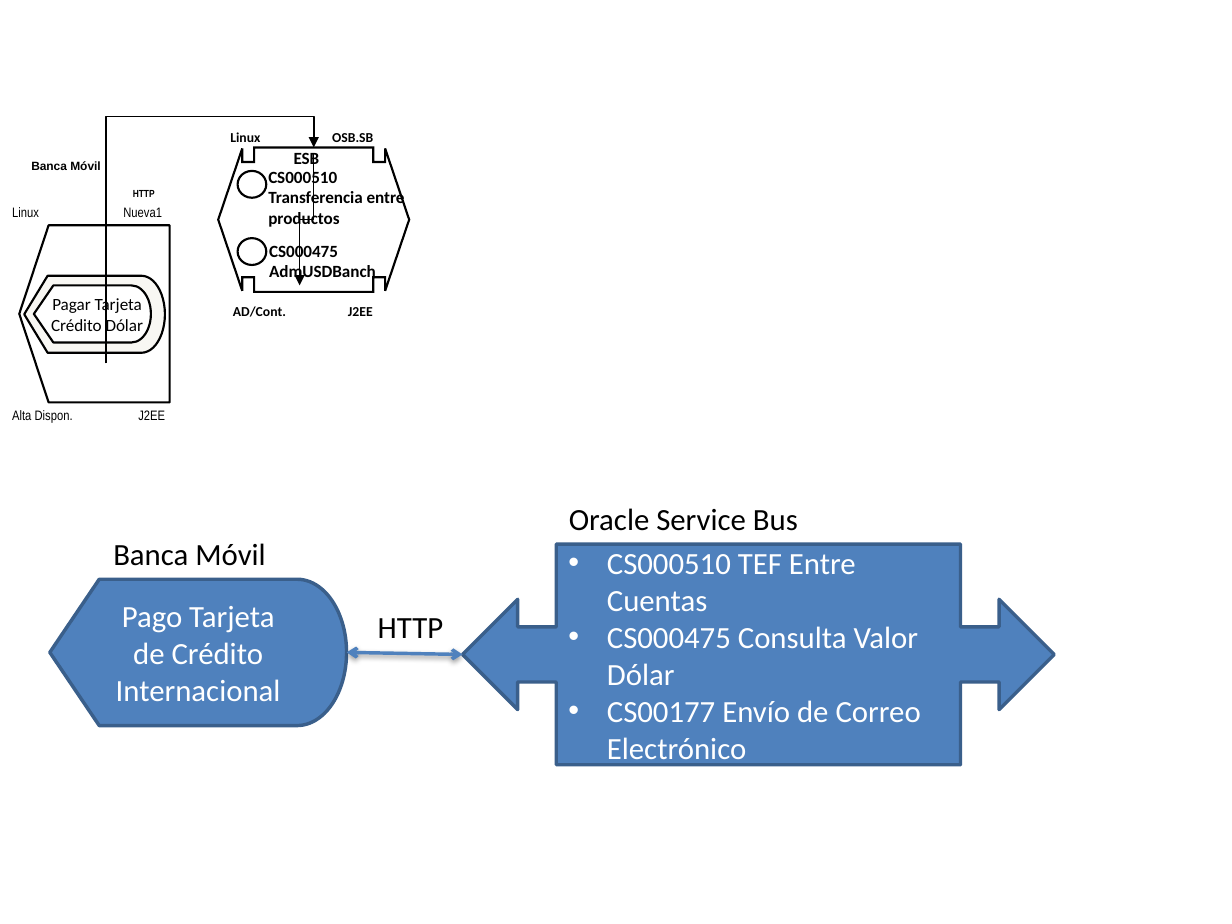
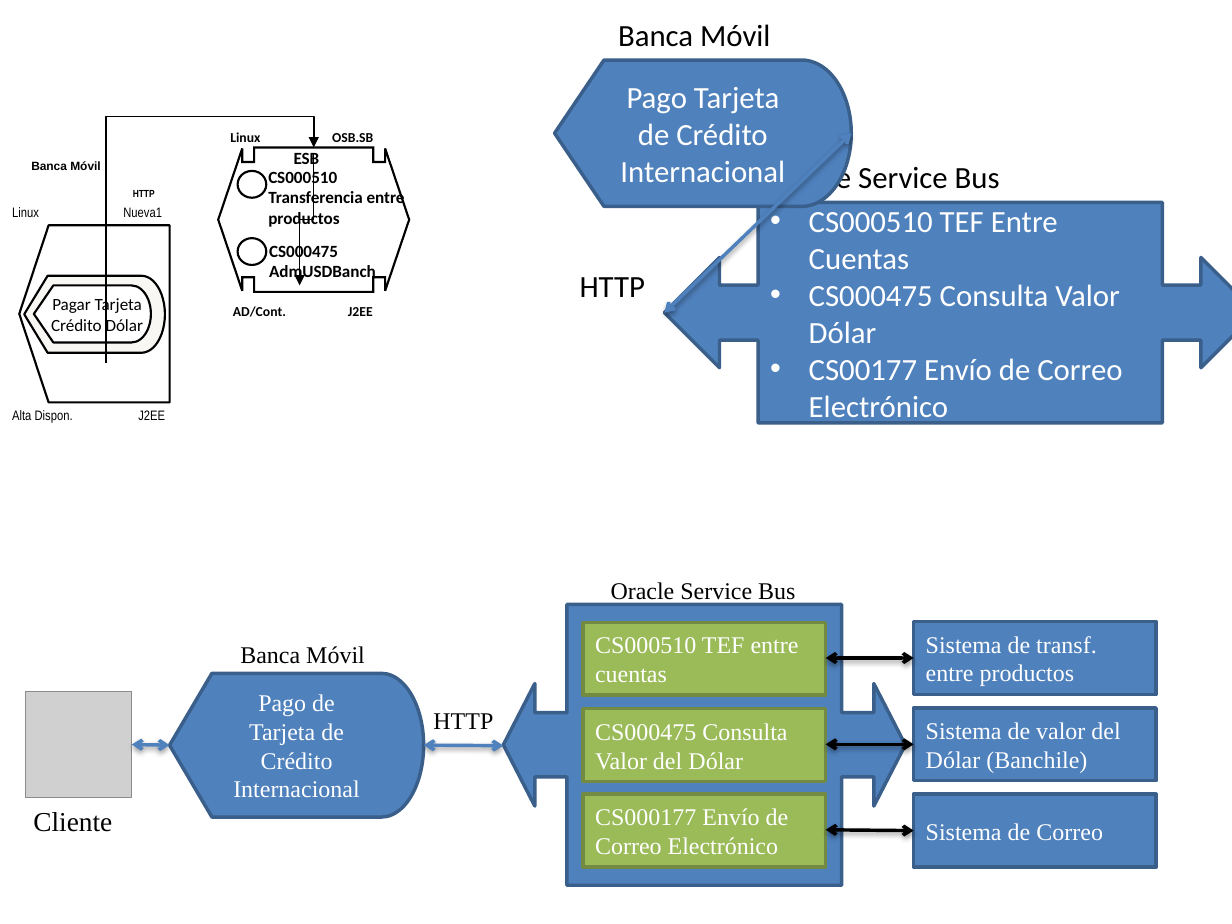
Before and after one commit to SergioCrda/TT2, a slide deck: slide 11 of servicio resumidos.pptx. Drawn at 1232x924 pixels with LibreOffice and Linux fonts; fonts in the diff are those of the drawing; grey boxes stand for pictures. Boxes give left, top, right and bottom in pixels: in the first picture for what was removed or moved away, otherwise in the second. Text is boxed around its words. In the diff, an @@ line names an element or a change of style, - is before the commit and + after.

```diff
--- a/servicio resumidos.pptx
+++ b/servicio resumidos.pptx
@@ text "Banca Móvil": place and size @@
-text "Banca Móvil" at bbox=[113, 543, 265, 566]
+text "Banca Móvil" at bbox=[618, 24, 770, 47]
@@ flow chart display "Pago Tarjeta de Crédito Internacional": place and size @@
-flow chart display "Pago Tarjeta de Crédito Internacional" at bbox=[49, 579, 346, 726]
+flow chart display "Pago Tarjeta de Crédito Internacional" at bbox=[554, 60, 851, 207]
@@ double arrow moved from (346, 653) - (462, 654) to (851, 133) - (664, 313) @@
@@ text "Oracle Service Bus" rewrapped from bbox=[569, 508, 798, 531] to bbox=[771, 162, 1000, 196] @@
@@ left right arrow callout "CS000510 TEF Entre Cuentas": place and size @@
-left right arrow callout "CS000510 TEF Entre Cuentas" at bbox=[462, 545, 1053, 765]
+left right arrow callout "CS000510 TEF Entre Cuentas" at bbox=[664, 202, 1232, 423]
@@ text "HTTP": place and size @@
-text "HTTP" at bbox=[378, 618, 443, 638]
+text "HTTP" at bbox=[580, 277, 645, 297]
@@ text added at bbox=[611, 582, 795, 605], 14 pt, text #000000 @@
+Oracle Service Bus
@@ left right arrow callout added at bbox=[504, 605, 906, 886], fill #4F81BD, outline #3A5F8C 2 pt @@
@@ rectangle added at bbox=[583, 622, 825, 695], fill #9BBB59, outline #738A42 2 pt, 14 pt, text #FFFFFF @@
+CS000510 TEF entre cuentas
@@ rectangle added at bbox=[914, 622, 1157, 695], fill #4F81BD, outline #3A5F8C 2 pt, 14 pt, text #FFFFFF @@
+Sistema de transf. entre productos
@@ text added at bbox=[240, 646, 365, 664], 14 pt, text #000000 @@
+Banca Móvil
@@ double arrow added from (914, 658) to (825, 658), #000000 2 pt @@
@@ flow chart display added at bbox=[170, 673, 424, 817], fill #4F81BD, outline #3A5F8C 2 pt, 14 pt, text #FFFFFF @@
+Pago de Tarjeta de Crédito Internacional
@@ picture added at bbox=[26, 691, 132, 797] @@
@@ text added at bbox=[433, 713, 493, 729], 14 pt, text #000000 @@
+HTTP
@@ rectangle added at bbox=[583, 708, 825, 781], fill #9BBB59, outline #738A42 2 pt, 14 pt, text #FFFFFF @@
+CS000475 Consulta Valor del Dólar
@@ rectangle added at bbox=[914, 708, 1157, 781], fill #4F81BD, outline #3A5F8C 2 pt, 14 pt, text #FFFFFF @@
+Sistema de valor del Dólar (Banchile)
@@ double arrow added from (170, 745) to (132, 744), #4F81BD 2 pt @@
@@ double arrow added from (424, 745) to (504, 745), #4F81BD 2 pt @@
@@ double arrow added from (825, 744) to (914, 744), #000000 2 pt @@
@@ rectangle added at bbox=[583, 795, 825, 867], fill #9BBB59, outline #738A42 2 pt, 14 pt, text #FFFFFF @@
+CS000177 Envío de Correo Electrónico
@@ rectangle added at bbox=[914, 795, 1157, 867], fill #4F81BD, outline #3A5F8C 2 pt, 14 pt, text #FFFFFF @@
+Sistema de Correo
@@ text added at bbox=[33, 812, 112, 832], 16 pt, text #000000 @@
+Cliente
@@ double arrow added from (825, 830) to (914, 830), #000000 2 pt @@
```
Also in this commit, not shown: 13 other slides changed, 2 other files.
